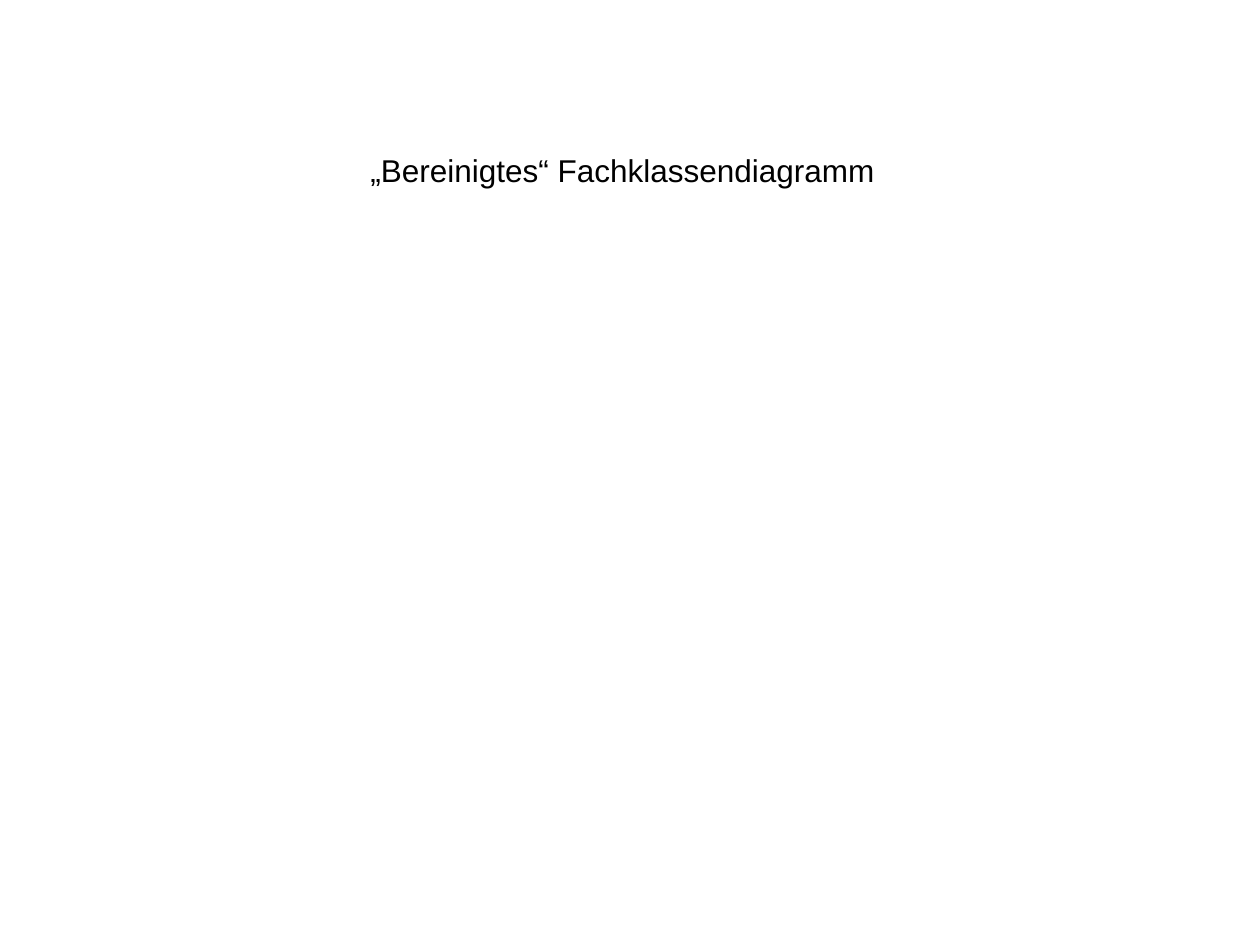
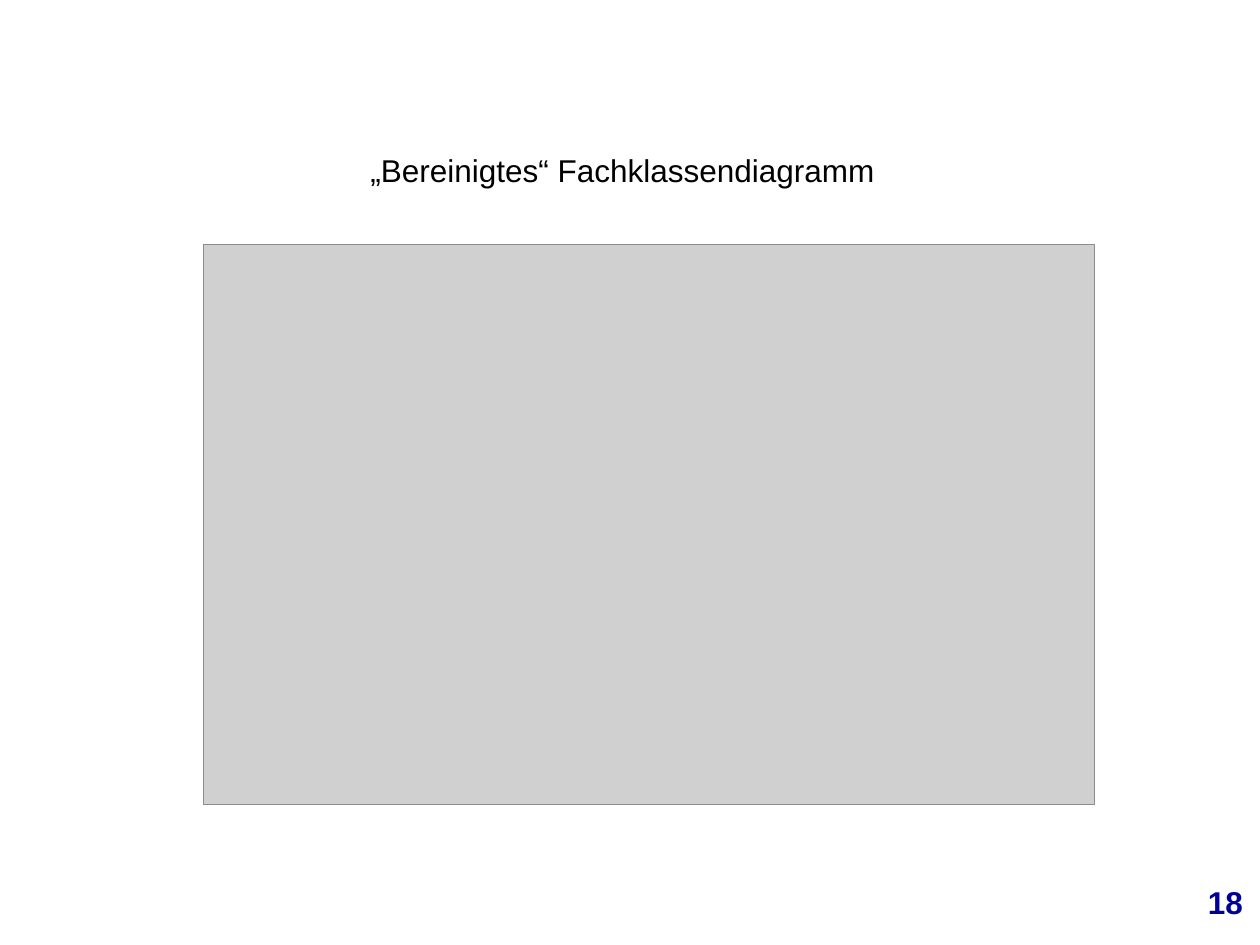
Before and after one commit to mjamaleddine/crowd-innovation, a slide deck: slide 19 of Meilenstein_5/Daten/meilenstein_5.ppt (slide 22 before the commit). Drawn at 1260x945 pixels with LibreOffice and Linux fonts; fonts in the diff are those of the drawing; grey boxes stand for pictures; background and template pictures are left out. Boxes give left, top, right and bottom in pixels: in the first picture for what was removed or moved away, otherwise in the second. Text is boxed around its words. In the diff, an @@ line names an element or a change of style, - is before the commit and + after.

```diff
--- a/Meilenstein_5/Daten/meilenstein_5.ppt
+++ b/Meilenstein_5/Daten/meilenstein_5.ppt
@@ picture added at box(203, 244, 1094, 805) @@
@@ text added at box(1208, 892, 1243, 915), 18 pt, text #000099, bold @@
+18
```
Also in this commit, not shown: 8 other slides changed, 3 slides removed, 9 other files.
